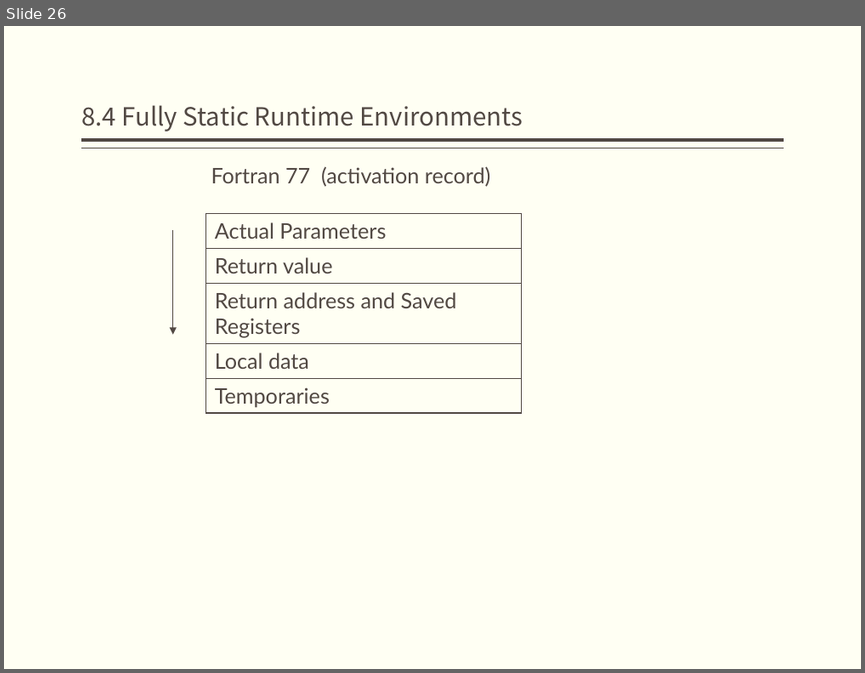
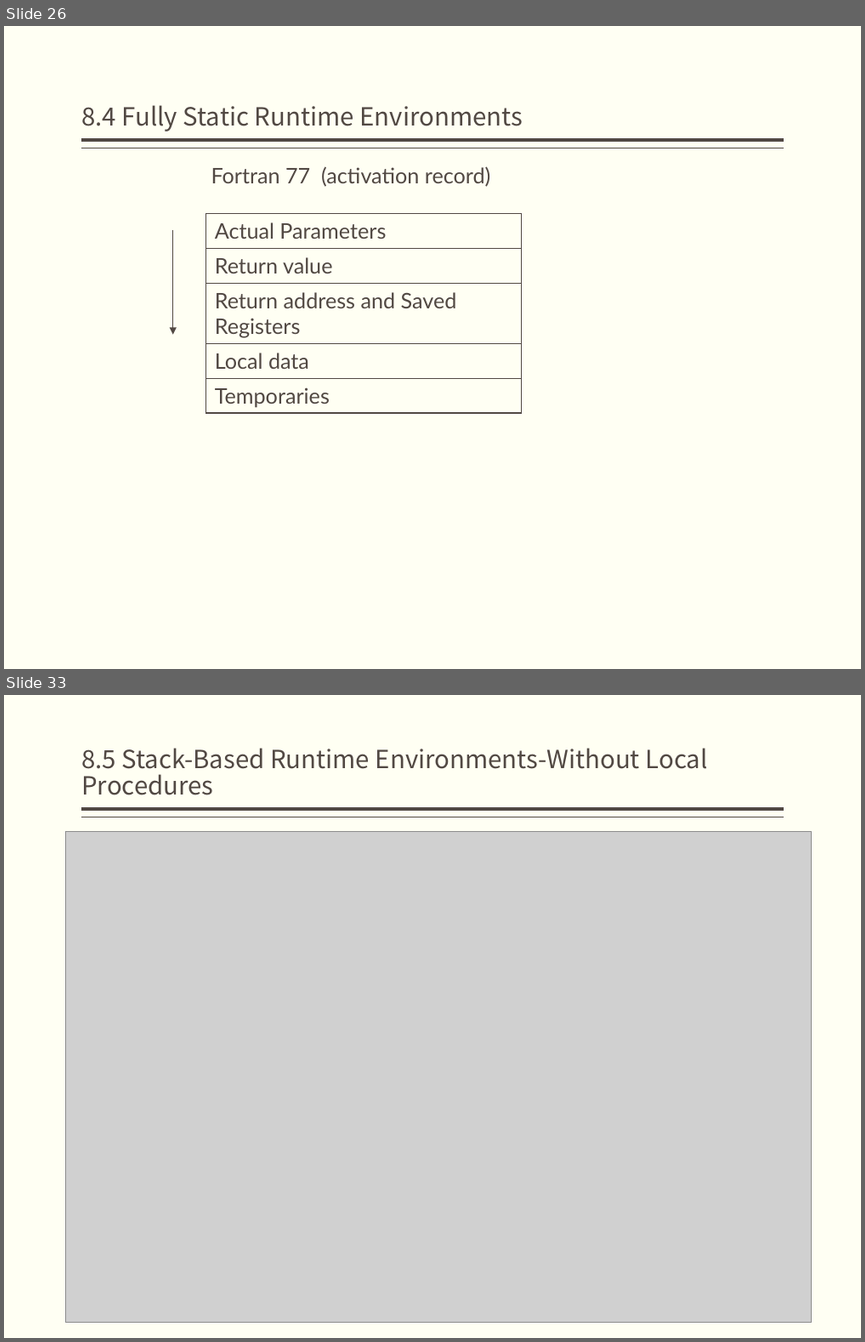
Before and after one commit to jz81/jz81.github.io, a slide deck: course/compiler/lecture/(Spring2020)Lecture8.pptx. Shown one above the other, each under a label of ours: slide 26 before the commit, slides 26 and 33 after it; the slides between them are not shown. The pictures are 865x673 and 865x1342 pixels, drawn with LibreOffice and Linux fonts; fonts in the diff are those of the drawing; grey boxes stand for pictures. Boxes give left, top, right and bottom in pixels: in the first picture for what was removed or moved away, otherwise in the second. Text is boxed around its words. In the diff, an @@ line names an element or a change of style, - is before the commit and + after.

```diff
--- a/course/compiler/lecture/(Spring2020)Lecture8.pptx
+++ b/course/compiler/lecture/(Spring2020)Lecture8.pptx
@@ slide 33 added at (4, 695, 861, 1338), background #FFFFF3; not listed: 2 template elements that a slide beside it also shows @@
@@ title added at (81, 748, 708, 795), 21 pt, text #514843 @@
+8.5 Stack-Based Runtime Environments-Without Local Procedures
@@ picture added at (66, 832, 812, 1322) @@
```
Also in this commit, not shown: 4 slides changed, 4 other slides added.
